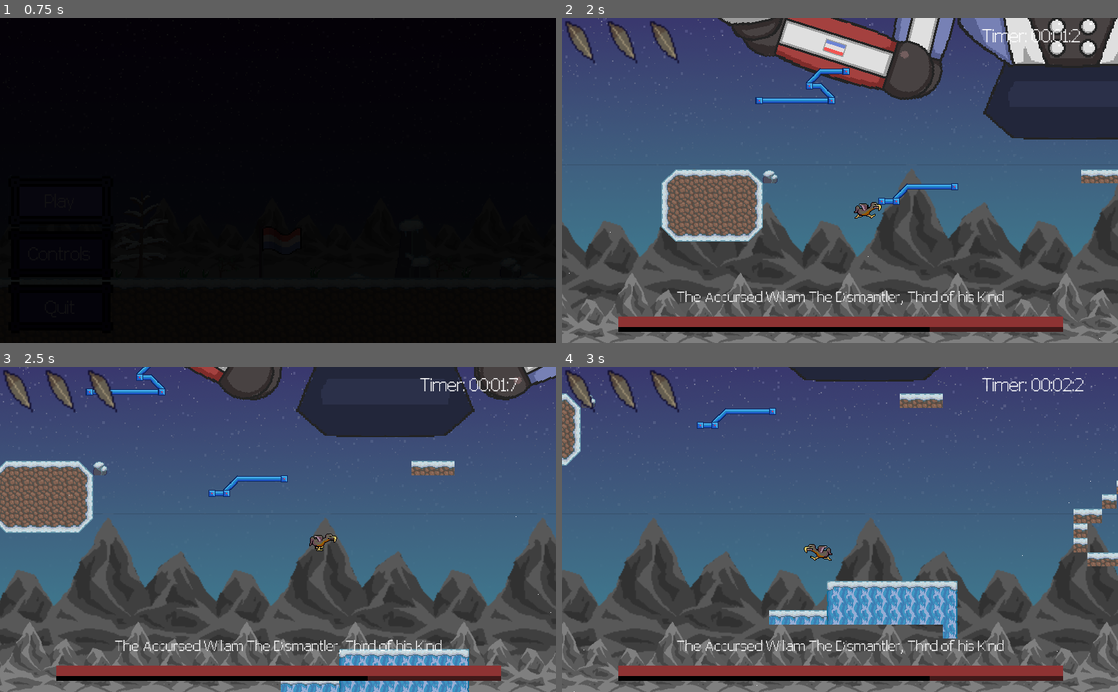
Above: before the commit, frames 1-4 (two rows, left to right).
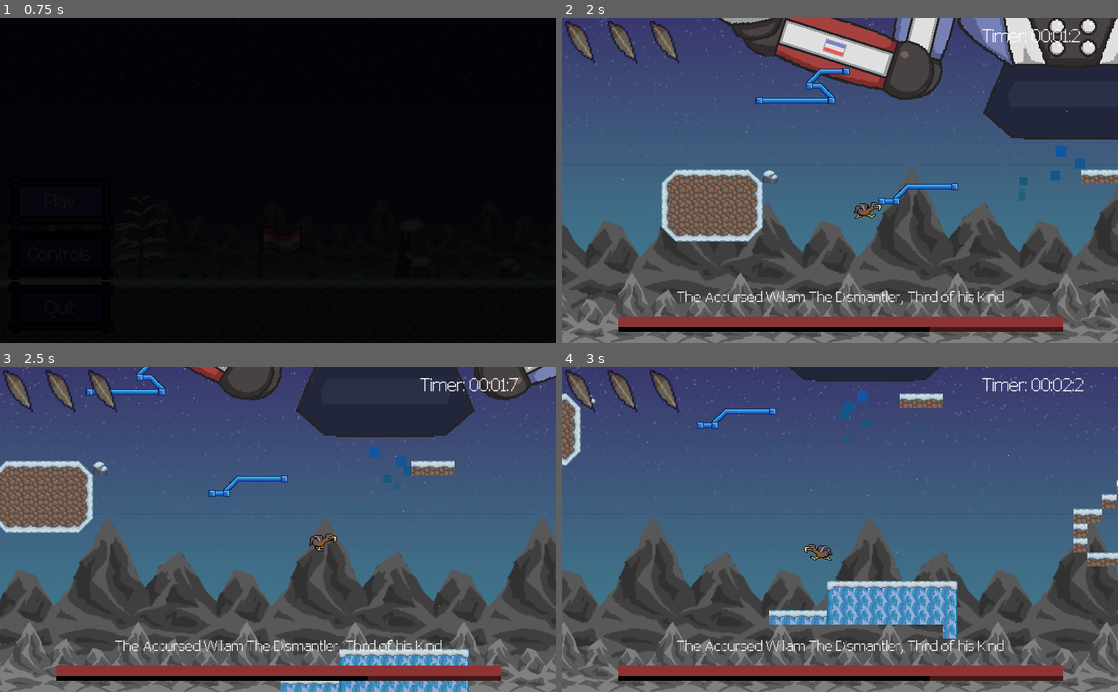
Above: after the commit, the same moments.

Repository: Struckdown/GDQ2021
Game: Godot game, scene res://MainMenu.tscn
The game is run twice, just before and just after one commit, with the same random seed, the same clock (stepped at 60 frames per second) and the same inputs. The engine's default icon, where the game draws it, is replaced by a stand-in: a white triangle on a blue panel in a dark square. Sound files missing from this copy of the repository are replaced by a short silence.
Inputs (mouse positions are in pixels of both pictures, inside the frame that each line leads up to):
- Up to frame 1 (0.75 s): click "Play" at 0.5 s
- Up to frame 2 (2 s): move the mouse to (962, 164) at 1.27 s; hold D (right) from 1.28 s (still down); tap Shift (dash) at 1.35 s; tap Space (jump) at 1.52 s
- Up to frame 3 (2.5 s): keep holding D (right); move the mouse to (166, 545) at 2.02 s; tap Shift (dash) at 2.1 s; tap Space (jump) at 2.27 s
- Up to frame 4 (3 s): move the mouse to (895, 458) at 2.77 s; release D (right) at 2.78 s; hold A (left) from 2.78 s (still down); tap Shift (dash) at 2.85 s

Frame 1 is identical in both runs. In frame 2, 0.3% of the frame differs, in the area x 1-100%, y 28-99%; in frame 3, 0.2%; in frame 4, 0.2%.

Commit message:
WIP boss anims and new boss attack

Diff:
--- a/Dodo/Dodo.gd
+++ b/Dodo/Dodo.gd
@@ -72,7 +72,7 @@
 		velocity[1] = clamp(velocity[1] + gravity, -1000, 2000)
 		if onFloor:
 			velocity[1] = clamp(velocity[1], -1000, 1)
-	var collisions = move_and_slide(velocity, Vector2(0, -1))
+	var _collisions = move_and_slide(velocity, Vector2(0, -1))
 
 	onFloor = is_on_floor()
 	if onFloor:
--- a/MainLevel.gd
+++ b/MainLevel.gd
@@ -6,7 +6,9 @@
 func _ready():
 	CameraManager.cameraRef = $Dodo/Camera2D
 	BGM.requestSong("res://BGM/GDQ - 2021 - BGM Phase 1 - Intro.mp3")
-	BGM.connect("finished", self, "_on_BGM_finished")
+	var err = BGM.connect("finished", self, "_on_BGM_finished")
+	if err:
+		print("Error:", err)
 
 # Called every frame. 'delta' is the elapsed time since the previous frame.
 #func _process(delta):
--- a/Mechs/KillerDutchMech.gd
+++ b/Mechs/KillerDutchMech.gd
@@ -2,6 +2,7 @@
 
 
 var missile = preload("res://Projectiles/Missile.tscn")
+var bombFake = preload("res://Projectiles/BombFake.tscn")
 var health
 export(int) var maxHealth = 3
 export(float) var moveSpeed = 100
@@ -13,6 +14,7 @@
 var dest = Vector2.ZERO
 var bossAggressionMultiplier = 1
 var explosionParticles = preload("res://Mechs/ExplosionParticle.tscn")
+export(String, "missiles", "bombs") var state = "missiles"
 
 # Called when the node enters the scene tree for the first time.
 func _ready():
@@ -27,7 +29,8 @@
 	global_position -= (global_position-dest).normalized() * moveSpeed * delta
 
 func _on_MissileLauncherTimer_timeout():
-	fireMissile()
+	if state == "missiles":
+		fireMissile()
 
 func fireMissile():
 	var l = getClosestLauncherToDodo()
@@ -99,7 +102,28 @@
 	$AnimationTree.get("parameters/playback").travel("batLHand")
 
 
-
 func _on_ChaseTimer_timeout():
 	dest = navigation2D.get_closest_point(dodo.global_position)
 #		$Navigation2D.get_closest_point()
+
+func fireBombs(isLeft):
+	var pos
+	if isLeft:
+		pos = $UpperArmL/ArmL/HandL/Position2DFinger
+	else:
+		pos = $UpperArmR/ArmR/HandR/Position2DFinger
+	var m = bombFake.instance()
+	get_viewport().add_child(m)
+	m.speed *= bossAggressionMultiplier
+	m.global_position = pos.global_position
+	m.global_rotation = pos.global_rotation
+	pos.get_child(0).emitting = true
+	$MissileLaunchedSFX.play()
+
+func _on_PhaseTimer_timeout():
+	match state:
+		"missiles":
+			state = "bombs"
+			$AnimationTree.get("parameters/playback").travel("FireBombsUpwards")
+		"bombs":
+			state = "missiles"
--- a/Mechs/KillerDutchMech.tscn
+++ b/Mechs/KillerDutchMech.tscn
@@ -8,6 +8,34 @@
 [ext_resource path="res://art/spr_hands.png" type="Texture" id=6]
 [ext_resource path="res://art/spr_smokecloud.png" type="Texture" id=7]
 [ext_resource path="res://SFX/Missile Launch 1.mp3" type="AudioStream" id=8]
+[ext_resource path="res://art/spr_handspointout.png" type="Texture" id=9]
+
+[sub_resource type="Gradient" id=20]
+offsets = PoolRealArray( 0, 0.523077, 1 )
+colors = PoolColorArray( 0.0773983, 0.344564, 0.63916, 1, 0.086071, 0.346619, 0.479004, 1, 0.0431373, 0.413392, 0.478431, 0 )
+
+[sub_resource type="GradientTexture" id=21]
+gradient = SubResource( 20 )
+
+[sub_resource type="Curve" id=22]
+max_value = 10.0
+_data = [ Vector2( 0.00862069, 10 ), 0.0, 0.0, 0, 0, Vector2( 1, 5.67045 ), 0.0, 0.0, 0, 0 ]
+
+[sub_resource type="CurveTexture" id=23]
+curve = SubResource( 22 )
+
+[sub_resource type="ParticlesMaterial" id=19]
+lifetime_randomness = 0.5
+emission_shape = 2
+emission_box_extents = Vector3( 25, 1, 1 )
+flag_disable_z = true
+direction = Vector3( 0, 1, 0 )
+gravity = Vector3( 0, 98, 0 )
+initial_velocity = 800.0
+orbit_velocity = 0.0
+orbit_velocity_random = 0.0
+scale_curve = SubResource( 23 )
+color_ramp = SubResource( 21 )
 
 [sub_resource type="Gradient" id=1]
 colors = PoolColorArray( 1, 1, 1, 1, 1, 1, 1, 0 )
@@ -32,6 +60,165 @@
 scale_random = 1.0
 scale_curve = SubResource( 4 )
 color_ramp = SubResource( 2 )
+
+[sub_resource type="Animation" id=15]
+resource_name = "FireBombsUpwards"
+length = 5.0
+tracks/0/type = "value"
+tracks/0/path = NodePath("UpperArmL/ArmL/HandL:texture")
+tracks/0/interp = 1
+tracks/0/loop_wrap = true
+tracks/0/imported = false
+tracks/0/enabled = true
+tracks/0/keys = {
+"times": PoolRealArray( 0, 5 ),
+"transitions": PoolRealArray( 1, 1 ),
+"update": 1,
+"values": [ ExtResource( 9 ), ExtResource( 6 ) ]
+}
+tracks/1/type = "value"
+tracks/1/path = NodePath("UpperArmR/ArmR/HandR:texture")
+tracks/1/interp = 1
+tracks/1/loop_wrap = true
+tracks/1/imported = false
+tracks/1/enabled = true
+tracks/1/keys = {
+"times": PoolRealArray( 0, 5 ),
+"transitions": PoolRealArray( 1, 1 ),
+"update": 1,
+"values": [ ExtResource( 9 ), ExtResource( 6 ) ]
+}
+tracks/2/type = "value"
+tracks/2/path = NodePath("UpperArmL/ArmL/HandL:rotation_degrees")
+tracks/2/interp = 1
+tracks/2/loop_wrap = true
+tracks/2/imported = false
+tracks/2/enabled = true
+tracks/2/keys = {
+"times": PoolRealArray( 0, 1, 2, 5 ),
+"transitions": PoolRealArray( 1, 1, 1, 1 ),
+"update": 0,
+"values": [ 36.8489, 54.4968, -39.3995, 36.8489 ]
+}
+tracks/3/type = "value"
+tracks/3/path = NodePath("UpperArmL/ArmL:rotation_degrees")
+tracks/3/interp = 1
+tracks/3/loop_wrap = true
+tracks/3/imported = false
+tracks/3/enabled = true
+tracks/3/keys = {
+"times": PoolRealArray( 0, 1, 2, 5 ),
+"transitions": PoolRealArray( 1, 1, 1, 1 ),
+"update": 0,
+"values": [ -406.633, -484.607, -487.534, -406.633 ]
+}
+tracks/4/type = "value"
+tracks/4/path = NodePath("UpperArmL:rotation_degrees")
+tracks/4/interp = 1
+tracks/4/loop_wrap = true
+tracks/4/imported = false
+tracks/4/enabled = true
+tracks/4/keys = {
+"times": PoolRealArray( 0, 1, 2, 5 ),
+"transitions": PoolRealArray( 1, 1, 1, 1 ),
+"update": 0,
+"values": [ -2.42474, 49.3941, 165.106, -2.42474 ]
+}
+tracks/5/type = "value"
+tracks/5/path = NodePath("UpperArmR/ArmR/HandR:rotation_degrees")
+tracks/5/interp = 1
+tracks/5/loop_wrap = true
+tracks/5/imported = false
+tracks/5/enabled = true
+tracks/5/keys = {
+"times": PoolRealArray( 0, 1, 2, 5 ),
+"transitions": PoolRealArray( 1, 1, 1, 1 ),
+"update": 0,
+"values": [ -30.8545, -46.6834, -7.1775, -30.8545 ]
+}
+tracks/6/type = "value"
+tracks/6/path = NodePath("UpperArmR/ArmR:rotation_degrees")
+tracks/6/interp = 1
+tracks/6/loop_wrap = true
+tracks/6/imported = false
+tracks/6/enabled = true
+tracks/6/keys = {
+"times": PoolRealArray( 0, 1, 2, 5 ),
+"transitions": PoolRealArray( 1, 1, 1, 1 ),
+"update": 0,
+"values": [ 53.7334, 136.47, 135.693, 53.7334 ]
+}
+tracks/7/type = "value"
+tracks/7/path = NodePath("UpperArmR:rotation_degrees")
+tracks/7/interp = 1
+tracks/7/loop_wrap = true
+tracks/7/imported = false
+tracks/7/enabled = true
+tracks/7/keys = {
+"times": PoolRealArray( 0, 1, 2, 5 ),
+"transitions": PoolRealArray( 1, 1, 1, 1 ),
+"update": 0,
+"values": [ 2.60472, -59.4609, -126.108, 2.60472 ]
+}
+tracks/8/type = "method"
+tracks/8/path = NodePath(".")
+tracks/8/interp = 1
+tracks/8/loop_wrap = true
+tracks/8/imported = false
+tracks/8/enabled = true
+tracks/8/keys = {
+"times": PoolRealArray( 1.4, 1.6, 1.8, 2, 2.2, 2.4, 2.6, 2.8, 2.9, 3.1, 3.3, 3.5, 3.7, 3.9, 4.1, 4.3 ),
+"transitions": PoolRealArray( 1, 1, 1, 1, 1, 1, 1, 1, 1, 1, 1, 1, 1, 1, 1, 1 ),
+"values": [ {
+"args": [ true ],
+"method": "fireBombs"
+}, {
+"args": [ false ],
+"method": "fireBombs"
+}, {
+"args": [ true ],
+"method": "fireBombs"
+}, {
+"args": [ false ],
+"method": "fireBombs"
+}, {
+"args": [ true ],
+"method": "fireBombs"
+}, {
+"args": [ false ],
+"method": "fireBombs"
+}, {
+"args": [ true ],
+"method": "fireBombs"
+}, {
+"args": [ false ],
+"method": "fireBombs"
+}, {
+"args": [ true ],
+"method": "fireBombs"
+}, {
+"args": [ false ],
+"method": "fireBombs"
+}, {
+"args": [ true ],
+"method": "fireBombs"
+}, {
+"args": [ false ],
+"method": "fireBombs"
+}, {
+"args": [ true ],
+"method": "fireBombs"
+}, {
+"args": [ false ],
+"method": "fireBombs"
+}, {
+"args": [ true ],
+"method": "fireBombs"
+}, {
+"args": [ false ],
+"method": "fireBombs"
+} ]
+}
 
 [sub_resource type="Animation" id=6]
 length = 2.4
@@ -362,6 +549,30 @@
 "transitions": PoolRealArray( 1 ),
 "update": 0,
 "values": [ Vector2( 1, 1 ) ]
+}
+tracks/24/type = "value"
+tracks/24/path = NodePath("UpperArmR/ArmR/HandR:texture")
+tracks/24/interp = 1
+tracks/24/loop_wrap = true
+tracks/24/imported = false
+tracks/24/enabled = true
+tracks/24/keys = {
+"times": PoolRealArray( 0 ),
+"transitions": PoolRealArray( 1 ),
+"update": 1,
+"values": [ ExtResource( 6 ) ]
+}
+tracks/25/type = "value"
+tracks/25/path = NodePath("UpperArmL/ArmL/HandL:texture")
+tracks/25/interp = 1
+tracks/25/loop_wrap = true
+tracks/25/imported = false
+tracks/25/enabled = true
+tracks/25/keys = {
+"times": PoolRealArray( 0 ),
+"transitions": PoolRealArray( 1 ),
+"update": 1,
+"values": [ ExtResource( 6 ) ]
 }
 
 [sub_resource type="Animation" id=8]
@@ -378,6 +589,9 @@
 "values": [ true, false, true, false, true, false, true, false, true, false, true ]
 }
 
+[sub_resource type="AnimationNodeAnimation" id=16]
+animation = "FireBombsUpwards"
+
 [sub_resource type="AnimationNodeAnimation" id=9]
 animation = "batLHand"
 
@@ -390,12 +604,20 @@
 switch_mode = 2
 auto_advance = true
 
+[sub_resource type="AnimationNodeStateMachineTransition" id=17]
+
+[sub_resource type="AnimationNodeStateMachineTransition" id=18]
+switch_mode = 2
+auto_advance = true
+
 [sub_resource type="AnimationNodeStateMachine" id=13]
+states/FireBombsUpwards/node = SubResource( 16 )
+states/FireBombsUpwards/position = Vector2( 187.919, 157.492 )
 states/batLHand/node = SubResource( 9 )
 states/batLHand/position = Vector2( 636, 45 )
 states/rest/node = SubResource( 10 )
 states/rest/position = Vector2( 176, 29 )
-transitions = [ "rest", "batLHand", SubResource( 11 ), "batLHand", "rest", SubResource( 12 ) ]
+transitions = [ "rest", "batLHand", SubResource( 11 ), "batLHand", "rest", SubResource( 12 ), "rest", "FireBombsUpwards", SubResource( 17 ), "FireBombsUpwards", "rest", SubResource( 18 ) ]
 start_node = "rest"
 graph_offset = Vector2( -363.081, -100.508 )
 
@@ -411,6 +633,11 @@
 position = Vector2( 0, -2.81441 )
 texture = ExtResource( 5 )
 
+[node name="Particles2D" type="Particles2D" parent="Body"]
+position = Vector2( 0, 115.711 )
+lifetime = 0.1
+process_material = SubResource( 19 )
+
 [node name="Head" type="Sprite" parent="."]
 position = Vector2( 0, -128.647 )
 texture = ExtResource( 4 )
@@ -424,7 +651,7 @@
 
 [node name="UpperArmL" type="Sprite" parent="."]
 position = Vector2( -116.179, -88.1709 )
-rotation = 0.201218
+rotation = -0.0320676
 texture = ExtResource( 1 )
 offset = Vector2( 0.826675, 70.6227 )
 hframes = 2
@@ -436,7 +663,7 @@
 
 [node name="ArmL" type="Sprite" parent="UpperArmL"]
 position = Vector2( -0.748195, 137.689 )
-rotation = -7.69547
+rotation = -7.12227
 texture = ExtResource( 1 )
 offset = Vector2( -0.421516, -69.7946 )
 hframes = 2
@@ -446,7 +673,7 @@
 
 [node name="HandL" type="Sprite" parent="UpperArmL/ArmL"]
 position = Vector2( 0.587658, -138.431 )
-rotation = 1.00029
+rotation = 0.65817
 texture = ExtResource( 6 )
 offset = Vector2( 2.26794, -65.4607 )
 hframes = 2
@@ -466,9 +693,22 @@
 process_material = SubResource( 5 )
 texture = ExtResource( 7 )
 
+[node name="Position2DFinger" type="Position2D" parent="UpperArmL/ArmL/HandL"]
+position = Vector2( 11.8353, -135.55 )
+rotation = -1.5708
+
+[node name="Particles2D" type="Particles2D" parent="UpperArmL/ArmL/HandL/Position2DFinger"]
+emitting = false
+amount = 2
+one_shot = true
+speed_scale = 2.0
+explosiveness = 1.0
+process_material = SubResource( 5 )
+texture = ExtResource( 7 )
+
 [node name="UpperArmR" type="Sprite" parent="."]
 position = Vector2( 109.81, -88.1709 )
-rotation = -0.0359232
+rotation = 0.0420349
 texture = ExtResource( 1 )
 offset = Vector2( 0.826675, 70.6227 )
 hframes = 2
@@ -479,7 +719,7 @@
 
 [node name="ArmR" type="Sprite" parent="UpperArmR"]
 position = Vector2( -0.748195, 137.689 )
-rotation = 1.33716
+rotation = 0.954635
 texture = ExtResource( 1 )
 offset = Vector2( -0.421516, -69.7946 )
 hframes = 2
@@ -490,7 +730,7 @@
 
 [node name="HandR" type="Sprite" parent="UpperArmR/ArmR"]
 position = Vector2( 2.1962, -144.387 )
-rotation = -0.854146
+rotation = -0.5518
 texture = ExtResource( 6 )
 offset = Vector2( -5.76402, -58.4693 )
 hframes = 2
@@ -511,7 +751,21 @@
 process_material = SubResource( 5 )
 texture = ExtResource( 7 )
 
+[node name="Position2DFinger" type="Position2D" parent="UpperArmR/ArmR/HandR"]
+position = Vector2( -17.5903, -127.078 )
+
+[node name="Particles2D2" type="Particles2D" parent="UpperArmR/ArmR/HandR/Position2DFinger"]
+rotation = -1.5708
+emitting = false
+amount = 2
+one_shot = true
+speed_scale = 2.0
+explosiveness = 1.0
+process_material = SubResource( 5 )
+texture = ExtResource( 7 )
+
 [node name="AnimationPlayer" type="AnimationPlayer" parent="."]
+anims/FireBombsUpwards = SubResource( 15 )
 anims/batLHand = SubResource( 6 )
 anims/rest = SubResource( 7 )
 
@@ -543,6 +797,11 @@
 wait_time = 2.0
 autostart = true
 
+[node name="PhaseTimer" type="Timer" parent="."]
+wait_time = 15.0
+autostart = true
+
 [connection signal="timeout" from="MissileLauncherTimer" to="." method="_on_MissileLauncherTimer_timeout"]
 [connection signal="animation_finished" from="InvulnerableAnimationPlayer" to="." method="_on_InvulnerableAnimationPlayer_animation_finished"]
 [connection signal="timeout" from="ChaseTimer" to="." method="_on_ChaseTimer_timeout"]
+[connection signal="timeout" from="PhaseTimer" to="." method="_on_PhaseTimer_timeout"]
--- /dev/null
+++ b/Projectiles/BombFake.gd
@@ -0,0 +1,24 @@
+extends Node2D
+
+var speed = 900
+
+# Called when the node enters the scene tree for the first time.
+func _ready():
+	pass # Replace with function body.
+
+
+# Called every frame. 'delta' is the elapsed time since the previous frame.
+func _process(delta):
+	move(delta)
+
+func move(delta):
+	var velocity = Vector2(1, 0).rotated(rotation) * speed
+	global_position += velocity * delta
+
+
+
+func _on_Lifetime_timeout():
+	explode()
+
+func explode():
+	queue_free()
--- /dev/null
+++ b/Projectiles/BombFake.tscn
@@ -0,0 +1,27 @@
+[gd_scene load_steps=4 format=2]
+
+[ext_resource path="res://art/spr_missile2.png" type="Texture" id=1]
+[ext_resource path="res://Projectiles/BombFake.gd" type="Script" id=2]
+[ext_resource path="res://SFX/Missile Launch 1.mp3" type="AudioStream" id=3]
+
+[node name="FakeBomb" type="Node2D"]
+scale = Vector2( 3, 3 )
+script = ExtResource( 2 )
+
+[node name="Sprite" type="Sprite" parent="."]
+texture = ExtResource( 1 )
+flip_h = true
+
+[node name="Lifetime" type="Timer" parent="."]
+wait_time = 7.0
+autostart = true
+
+[node name="AudioStreamPlayer" type="AudioStreamPlayer2D" parent="."]
+stream = ExtResource( 3 )
+max_distance = 3000.0
+
+[node name="ExplosionTimer" type="Timer" parent="."]
+wait_time = 2.0
+
+[connection signal="timeout" from="Lifetime" to="." method="_on_Lifetime_timeout"]
+[connection signal="timeout" from="ExplosionTimer" to="." method="_on_ExplosionTimer_timeout"]
--- a/Projectiles/Missile.gd
+++ b/Projectiles/Missile.gd
@@ -57,5 +57,5 @@
 	queue_free()
 
 
-func _on_TimeoutAnimPlayer_animation_finished(anim_name):
+func _on_TimeoutAnimPlayer_animation_finished(_anim_name):
 	explode()
Not shown: 1 places in Mechs/KillerDutchMech.tscn that only renumber resources
